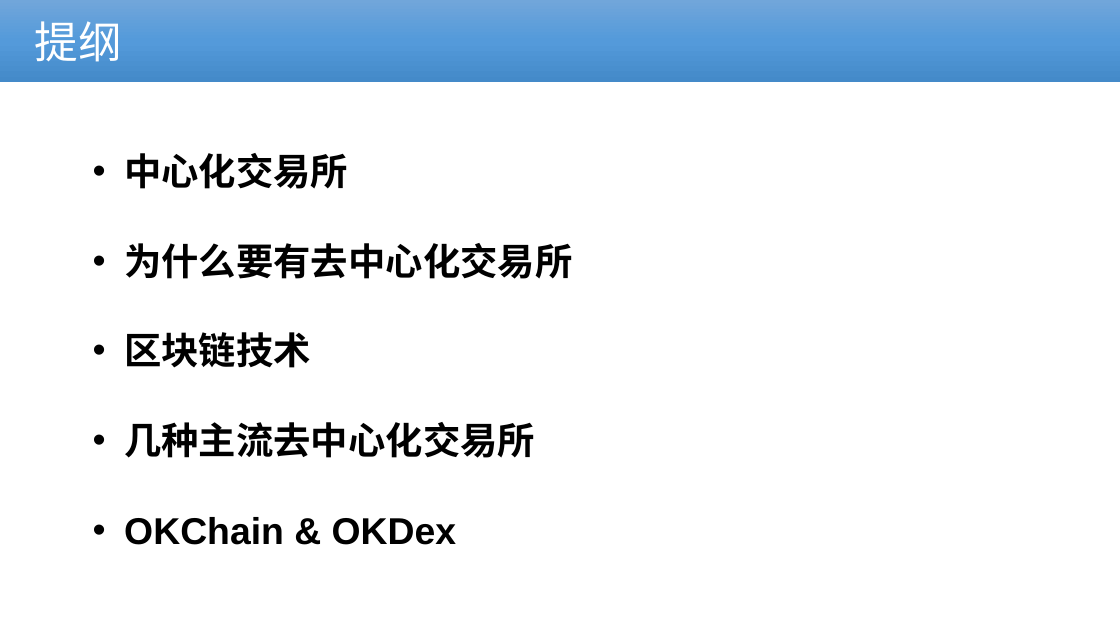
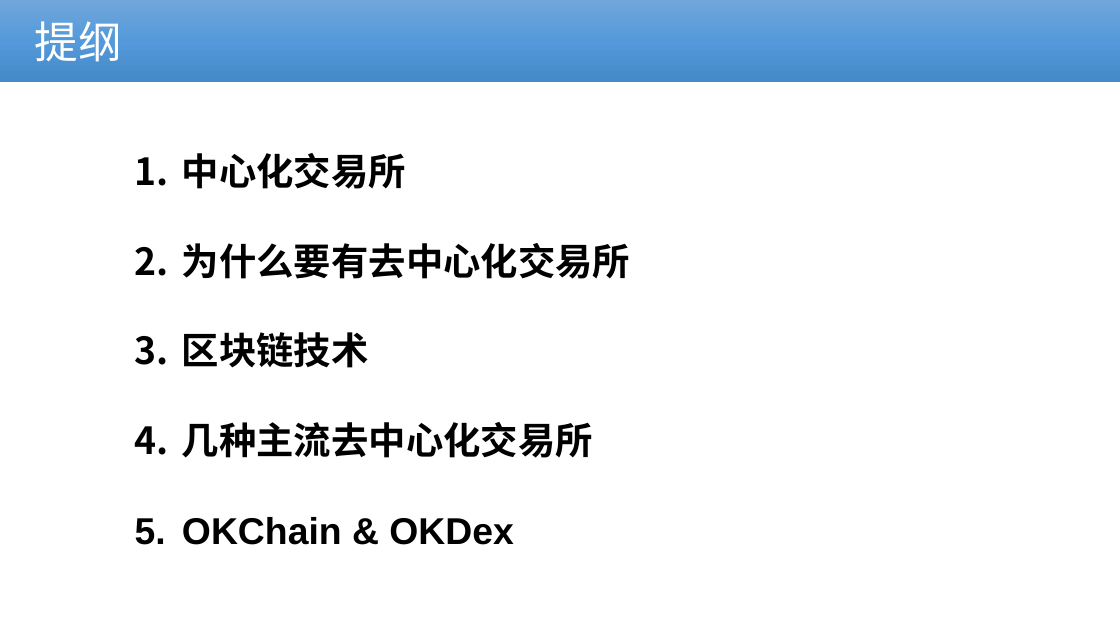
Before and after one commit to cmdpos/gaia, a slide deck: slide 2 of ppt/blockchain-dex.pptx. Drawn at 1120x630 pixels with LibreOffice and Linux fonts; fonts in the diff are those of the drawing; background and template pictures are left out. Boxes give left, top, right and bottom in pixels: in the first picture for what was removed or moved away, otherwise in the second. Text is boxed around its words. In the diff, an @@ line names an element or a change of style, - is before the commit and + after.

```diff
--- a/ppt/blockchain-dex.pptx
+++ b/ppt/blockchain-dex.pptx
@@ text "中心化交易所": place and size @@
-text "中心化交易所" at [124, 153, 572, 545]
+text "中心化交易所" at [182, 153, 630, 545]
@@ text "中心化交易所" at [182, 153, 630, 545]: bullet • to 1. @@
```
Also in this commit, not shown: 8 other slides changed, 4 slides added, 1 other file.
